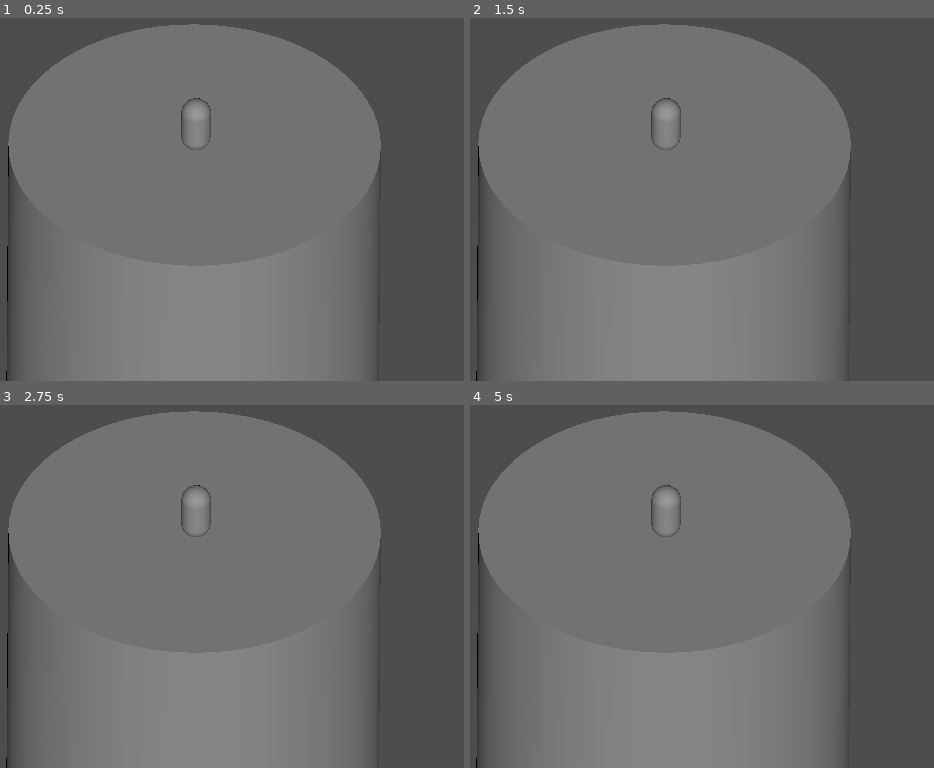
Above: before the commit, frames 1-4 (two rows, left to right).
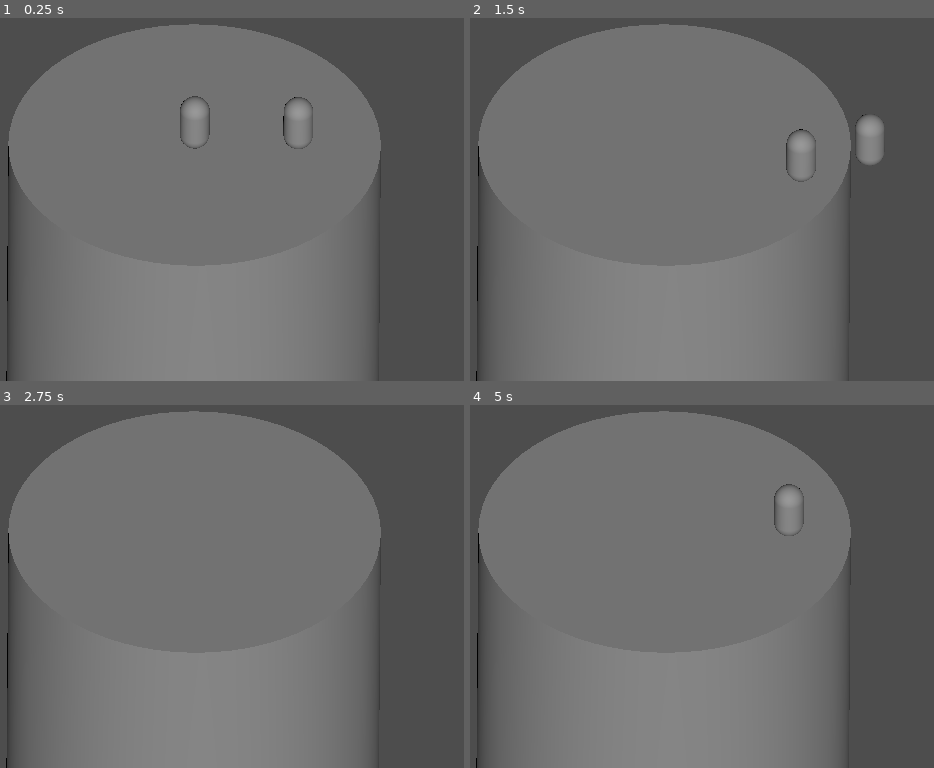
Above: after the commit, the same moments.

Repository: princess-mikus/GlobalGameJam-2025
Game: Godot game, scene res://scenes/coliseo.tscn
Two runs of this game, one before a commit and one after it. Both use one fixed random seed, a clock stepped at 60 frames per second and the inputs below. Before the commit the project has no main scene; this scene is started directly in both runs.
Inputs:
- Up to frame 1 (0.25 s): no input
- Up to frame 2 (1.5 s): hold Right (ui_right) 0.53-1.28 s; hold Down (ui_down) from 1.28 s (still down)
- Up to frame 3 (2.75 s): release Down (ui_down) at 2.03 s; hold Right (ui_right) from 2.03 s (still down)
- Up to frame 4 (5 s): tap Enter at 2.75, 4.25 s; release Right (ui_right) at 2.78 s; hold Up (ui_up) 2.78-3.53 s; tap Space at 3.5 s; hold Left (ui_left) from 3.53 s (still down)

The runs differ from the first frame. In frame 1, 0.3% of the frame differs, in the area x 38-68%, y 21-37%; in frame 2, 1.0%, in the area x 39-90%, y 22-46%; in frame 3, 0.2%; in frame 4, 0.4%.

Commit message:
Enemy basic

Diff:
--- a/project.godot
+++ b/project.godot
@@ -11,6 +11,7 @@
 [application]
 
 config/name="GGJ 2025"
+run/main_scene="res://scenes/coliseo.tscn"
 config/features=PackedStringArray("4.3", "GL Compatibility")
 config/icon="res://icon.svg"
 
--- a/scenes/coliseo.tscn
+++ b/scenes/coliseo.tscn
@@ -1,10 +1,13 @@
-[gd_scene load_steps=4 format=3 uid="uid://dd7xyrk3h6ey4"]
+[gd_scene load_steps=6 format=3 uid="uid://dd7xyrk3h6ey4"]
 
-[ext_resource type="PackedScene" uid="uid://brnkx57g2q4mu" path="res://player.tscn" id="1_6m13s"]
+[ext_resource type="PackedScene" uid="uid://brnkx57g2q4mu" path="res://scenes/player.tscn" id="1_6m13s"]
+[ext_resource type="PackedScene" uid="uid://2c4fomrvn2ts" path="res://scenes/enemy.tscn" id="2_7lhq0"]
 
 [sub_resource type="CylinderShape3D" id="CylinderShape3D_ftxh5"]
 
 [sub_resource type="CylinderMesh" id="CylinderMesh_y01ol"]
+
+[sub_resource type="CylinderShape3D" id="CylinderShape3D_k6ckx"]
 
 [node name="Coliseo" type="Node3D"]
 
@@ -28,5 +31,15 @@
 transform = Transform3D(1, 0, 0, 0, 1, 0, 0, 0, 1, 0, -1, 0)
 mesh = SubResource("CylinderMesh_y01ol")
 
-[node name="Node3D" parent="." instance=ExtResource("1_6m13s")]
-transform = Transform3D(0.119621, 0, 0, 0, 0.119621, 0, 0, 0, 0.119621, 0.00500894, 0.00195909, 0.0139112)
+[node name="Player" parent="." instance=ExtResource("1_6m13s")]
+
+[node name="Enemy" parent="." instance=ExtResource("2_7lhq0")]
+transform = Transform3D(0.119621, 0, 0, 0, 0.119621, 0, 0, 0, 0.119621, 0.5, 0.12, 0)
+
+[node name="PlayZone" type="Area3D" parent="."]
+
+[node name="CollisionShape3D" type="CollisionShape3D" parent="PlayZone"]
+transform = Transform3D(1.5, 0, 0, 0, 1.5, 0, 0, 0, 1.5, 0, 0, 0)
+shape = SubResource("CylinderShape3D_k6ckx")
+
+[connection signal="body_exited" from="PlayZone" to="Enemy" method="_on_area_3d_body_exited"]
--- /dev/null
+++ b/scenes/enemy.tscn
@@ -0,0 +1,25 @@
+[gd_scene load_steps=5 format=3 uid="uid://2c4fomrvn2ts"]
+
+[ext_resource type="Script" path="res://scripts/enemy.gd" id="1_aqc73"]
+[ext_resource type="Script" path="res://scripts/timer_player.gd" id="2_dvckm"]
+
+[sub_resource type="CapsuleMesh" id="CapsuleMesh_8hdl7"]
+
+[sub_resource type="CapsuleShape3D" id="CapsuleShape3D_tob63"]
+
+[node name="Enemy" type="CharacterBody3D"]
+transform = Transform3D(0.12, 0, 0, 0, 0.12, 0, 0, 0, 0.12, 0, 0.12, 0)
+script = ExtResource("1_aqc73")
+
+[node name="MeshInstance3D" type="MeshInstance3D" parent="."]
+mesh = SubResource("CapsuleMesh_8hdl7")
+skeleton = NodePath("../..")
+
+[node name="CollisionShape3D" type="CollisionShape3D" parent="."]
+shape = SubResource("CapsuleShape3D_tob63")
+
+[node name="Timer" type="Timer" parent="."]
+one_shot = true
+script = ExtResource("2_dvckm")
+
+[connection signal="timeout" from="Timer" to="." method="_on_timer_timeout"]
--- a/scenes/player.tscn
+++ b/scenes/player.tscn
@@ -1,22 +1,18 @@
 [gd_scene load_steps=4 format=3 uid="uid://brnkx57g2q4mu"]
 
-[ext_resource type="Script" path="res://character_body_3d.gd" id="1_0gvct"]
+[ext_resource type="Script" path="res://scripts/player.gd" id="1_mo6yq"]
 
 [sub_resource type="CapsuleMesh" id="CapsuleMesh_8hdl7"]
 
 [sub_resource type="CapsuleShape3D" id="CapsuleShape3D_tob63"]
 
-[node name="Node3D" type="Node3D"]
-transform = Transform3D(0.119621, 0, 0, 0, 0.119621, 0, 0, 0, 0.119621, 0, 0, 0)
+[node name="CharacterBody3D" type="CharacterBody3D"]
+transform = Transform3D(0.12, 0, 0, 0, 0.12, 0, 0, 0, 0.12, 0, 0.12, 0)
+script = ExtResource("1_mo6yq")
 
-[node name="CharacterBody3D" type="CharacterBody3D" parent="."]
-script = ExtResource("1_0gvct")
-
-[node name="MeshInstance3D" type="MeshInstance3D" parent="CharacterBody3D"]
-transform = Transform3D(1, 0, 0, 0, 1, 0, 0, 0, 1, 0, 1.00299, 0)
+[node name="MeshInstance3D" type="MeshInstance3D" parent="."]
 mesh = SubResource("CapsuleMesh_8hdl7")
 skeleton = NodePath("../..")
 
-[node name="CollisionShape3D" type="CollisionShape3D" parent="CharacterBody3D"]
-transform = Transform3D(1, 0, 0, 0, 1, 0, 0, 0, 1, 0, 1.00299, 0)
+[node name="CollisionShape3D" type="CollisionShape3D" parent="."]
 shape = SubResource("CapsuleShape3D_tob63")
--- /dev/null
+++ b/scripts/enemy.gd
@@ -0,0 +1,51 @@
+extends CharacterBody3D
+
+@onready var player = $"../Player"
+@onready var timer = $Timer
+
+var moveSpeed = 20
+var maxKnockbackSpeed = 60
+var timeKnockback = 1
+var fallSpeed = 100
+
+var dead = false
+var knockbackSpeed = 0
+var knockback = Vector3.ZERO
+
+func _physics_process(delta: float) -> void:
+
+	var gravity
+	var direction
+
+	# Add the gravity.
+	if not is_on_floor():
+		gravity = fallSpeed*Vector3(0,-1,0)
+	else:
+		gravity = Vector3.ZERO
+
+	if not dead and knockbackSpeed == 0:
+		var playerCoor = player.transform.origin
+		var enemyCoor = transform.origin
+		direction = moveSpeed * (playerCoor - enemyCoor).normalized()
+	elif knockbackSpeed > 0:
+		direction = knockbackSpeed * knockback.normalized()
+		knockbackSpeed -= maxKnockbackSpeed/(60/timeKnockback)
+	else:
+		direction = Vector3.ZERO
+
+	velocity = delta * (direction + gravity)
+
+	move_and_slide()
+
+func collision(collision: Vector3):
+	var enemyCoor = transform.origin
+	knockback = enemyCoor - collision
+	knockbackSpeed = maxKnockbackSpeed
+
+func _on_area_3d_body_exited(body: Node3D) -> void:
+	dead = true
+	timer.start(3)
+
+func _on_timer_timeout() -> void:
+	dead = false
+	position = Vector3(0.5,0.12,0)
--- a/scripts/character_body_3d.gd
+++ b/scripts/player.gd
@@ -1,9 +1,7 @@
 extends CharacterBody3D
-
 
 const SPEED = 1.0
 const JUMP_VELOCITY = 0.0
-
 
 func _physics_process(delta: float) -> void:
 	# Add the gravity.
@@ -22,3 +20,8 @@
 		velocity.z = move_toward(velocity.z, 0, SPEED)
 
 	move_and_slide()
+
+	for i in get_slide_collision_count():
+		var collision = get_slide_collision(i)
+		if collision.get_collider().name == "Enemy":
+			collision.get_collider().collision(collision.get_position())
--- /dev/null
+++ b/scripts/timer_player.gd
@@ -0,0 +1 @@
+extends Timer
